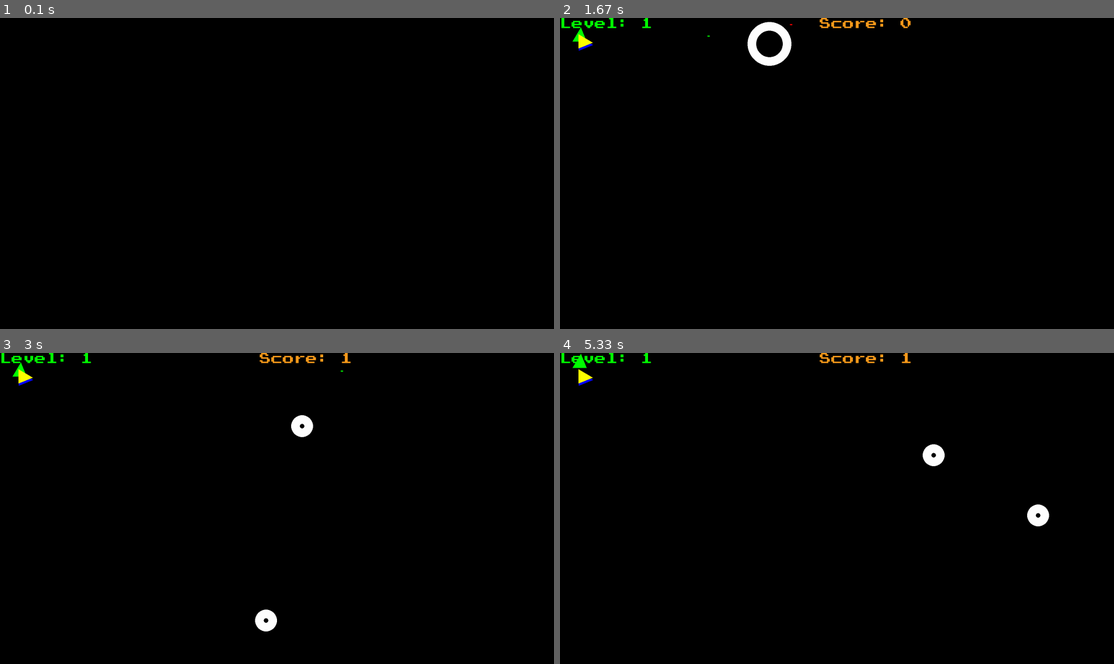
Above: before the commit, frames 1-4 (two rows, left to right).
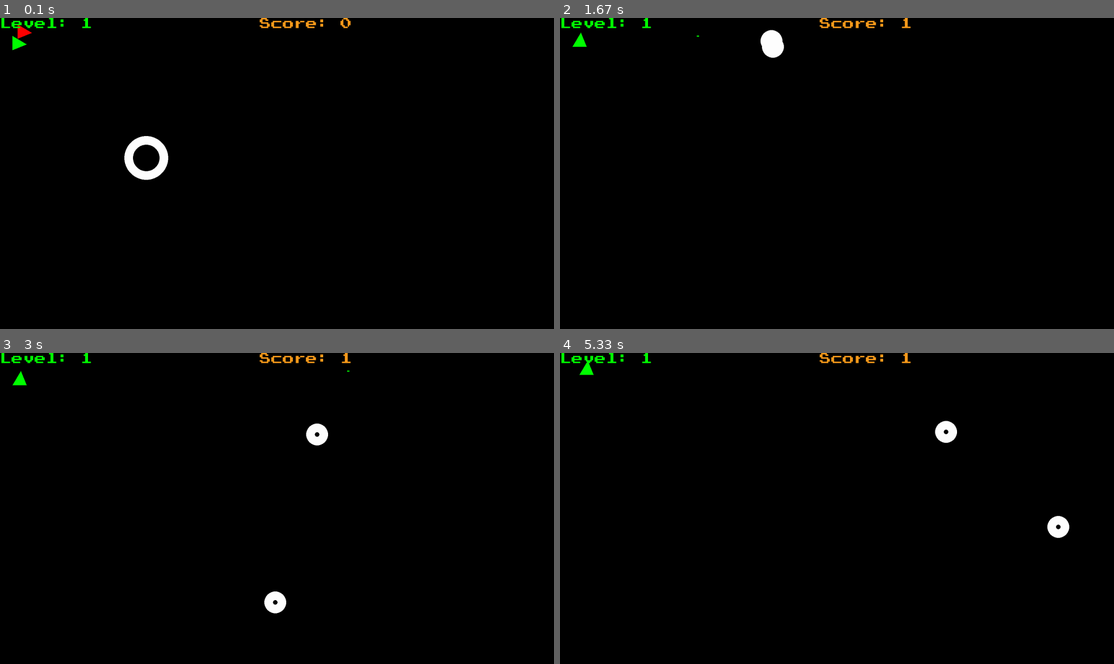
Above: after the commit, the same moments.

Repository: CaptainDeathead/Nebulous
Game: pygame game, started from Console/main.py
The game is run twice, just before and just after one commit, with the same random seed, the same clock (stepped at 60 frames per second) and the same inputs.
Inputs:
- Up to frame 1 (0.1 s): no input
- Up to frame 2 (1.67 s): hold A 0.33-0.8 s; hold Right 0.33-0.8 s; hold N 0.83-1.3 s; hold Right 0.83-1.3 s; tap Y at 0.98 s; hold Right from 1.33 s (still down); tap U at 1.48 s
- Up to frame 3 (3 s): release Right at 1.8 s; hold Up 1.83-2.13 s; tap A at 1.98 s; tap J at 2.17 s; hold Right 2.5-2.97 s; tap U at 2.65 s
- Up to frame 4 (5.33 s): hold Left 3-3.53 s; tap A at 3.15, 4.38 s; tap K at 3.57 s; hold Down 3.9-4.2 s; tap U at 4.05, 5.22 s; hold Left 4.23-4.63 s; hold Right from 5.07 s (still down)

The runs differ from the first frame. In frame 1, 1.1% of the frame differs, in the area x 0-64%, y 0-53%; in frame 2, 1.0%; in frame 3, 1.0%; in frame 4, 1.1%.

Commit message:
minor changes to multiplayer

Diff:
--- a/Games/Meteors/main.py
+++ b/Games/Meteors/main.py
@@ -38,12 +38,13 @@
     def RANDOM(self) -> int: return randint(1, 4)
 
 class Bullet:
-    def __init__(self, location: Tuple[int, int], color: pg.Color, direction: int, speed: int):
+    def __init__(self, location: Tuple[int, int], color: pg.Color, direction: int, speed: int, player: int):
         self.x = location[0]
         self.y = location[1]
         self.color = color
         self.speed = speed
         self.direction = direction
+        self.player = player
 
         if direction > 2:
             self.height = 4
@@ -226,8 +227,10 @@
         self.timer_start_lbl = self.fonts["medium"].render("Game starting in  ...", True, (255, 255, 255))
         self.timer_end_lbls = [self.fonts["medium"].render(f"                 {i}", True, (0, 0, 255)) for i in range(self.timer_time, -1, -1)]
 
+        self.players[0].controller.plugged_in = True
+        self.players[1].controller.plugged_in = True
         self.players[0].ready = True
-        self.players[0].controller.plugged_in = True
+        self.players[1].ready = True
 
         self.main()
 
@@ -280,14 +283,16 @@
             self.display_surf.fill((0, 0, 0))
             self.clock.tick(60)
 
-            for event in pg.event.get():
-                if event.type == pg.QUIT:
-                    pass
-
             for i, controller in enumerate(self.controllers):
                 for event in controller.event.get():
                     if event.type == CONTROLS.ABXY.A:
                         self.players[i].ready = not self.players[i].ready
+
+            for event in pg.event.get():
+                if event.type == pg.KEYDOWN:
+                    if event.key == pg.K_SPACE:
+                        self.players[0].ready = not self.players[0].ready
+                        self.players[1].ready = not self.players[1].ready
 
             self.draw_player_buttons()
 
@@ -310,7 +315,7 @@
     PYGAME_INFO: any = pg.display.Info()
     WIDTH: int = PYGAME_INFO.current_w
     HEIGHT: int = PYGAME_INFO.current_h
-    NUM_SHIPS = 4
+    NUM_SHIPS = 2
     PLAYING_FIELD_SIZE = -1
     STEP_INTERVAL = 0.15
     INITIAL_DIFFICULTY = 1
@@ -318,6 +323,7 @@
     DIFFICULTY_CAP = 25
 
     TRASH_MODE = True
+    SET_FPS = 20
 
     def __init__(self, display_surf: pg.Surface, console_update: object, get_num_players: object, controllers: List[Controller]) -> None:
         self.console_update = console_update
@@ -335,10 +341,10 @@
         self.bullet_speed = 18
 
         if self.TRASH_MODE:
-            self.rock_speed = 36
-            self.fpscap = 8
-            self.player_speed = 30
-            self.bullet_speed = 67
+            self.fpscap = self.SET_FPS
+            self.rock_speed = ((10*60)/self.fpscap)/2
+            self.player_speed = ((8*60)/self.fpscap)/2
+            self.bullet_speed = ((18*60)/self.fpscap)/2
 
 
         self.main_menu = MainMenu(self.display_surf, self.console_update, self.controllers)
@@ -366,8 +372,8 @@
         go_lbl = self.main_menu.fonts["large"].render("Game Over!", True, (255, 255, 255))
         self.display_surf.blit(go_lbl, (self.WIDTH // 2 - go_lbl.width // 2, 100))
 
-        winner_lbl = self.main_menu.fonts["medium"].render(f"Player {alive_snake_index + 1} survived the longest!", True, (255, 255, 255))
-        winner_lbl.blit(self.main_menu.fonts["medium"].render(f" " * len(f"Player {alive_snake_index + 1} survived the ") + "longest", True, (255, 150, 0)), (0, 0))
+        winner_lbl = self.main_menu.fonts["medium"].render(f"Player {alive_snake_index + 1} scored the most!", True, (255, 255, 255))
+        winner_lbl.blit(self.main_menu.fonts["medium"].render(f" " * len(f"Player {alive_snake_index + 1} ") + "scored", True, (255, 150, 0)), (0, 0))
 
         self.display_surf.blit(winner_lbl, (self.WIDTH // 2 - winner_lbl.width // 2, 100 + go_lbl.height + 50))
 
@@ -422,6 +428,7 @@
         while 1:
 
             self.clock.tick(self.fpscap)
+            #print(self.clock.get_fps())
 
             for screen in self.screens:
                 screen.fill((0, 0, 0))
@@ -444,10 +451,10 @@
                 if event.type == pg.KEYDOWN:
                     if event.key == pg.K_a:
                         #shoot bullet
-                        self.bullets.append(Bullet(self.ships[0].nozzle, self.ships[0].color, self.ships[0].direction, self.bullet_speed))
+                        self.bullets.append(Bullet(self.ships[0].nozzle, self.ships[0].color, self.ships[0].direction, self.bullet_speed, 0))
                     elif event.key == pg.K_n:
                         #shoot bullet
-                        self.bullets.append(Bullet(self.ships[1].nozzle, self.ships[1].color, self.ships[1].direction, self.bullet_speed))
+                        self.bullets.append(Bullet(self.ships[1].nozzle, self.ships[1].color, self.ships[1].direction, self.bullet_speed, 1))
                     elif event.key == pg.K_y:
                         self.ships[0].dead = True
 
@@ -488,7 +495,7 @@
                     if event.type == CONTROLS.ABXY.A:
                         if self.ships[c].apressed == False:
                             self.ships[c].apressed == True
-                            self.bullets.append(Bullet(self.ships[0].nozzle, self.ships[0].color, self.ships[0].direction, self.bullet_speed))
+                            self.bullets.append(Bullet(self.ships[0].nozzle, self.ships[0].color, self.ships[0].direction, self.bullet_speed, c))
                         stilla = True
 
                 if controller.plugged_in and not stilla:
@@ -507,8 +514,8 @@
                         else:
                             self.num_asteroids -= 0.5
                         self.asteroids.pop(i)
+                        self.ships[bullet.player].score += 1
                         self.bullets.pop(i2)
-                        self.ships[0].score += 1
 
             #drawaing and moving
             for ship in self.ships:
